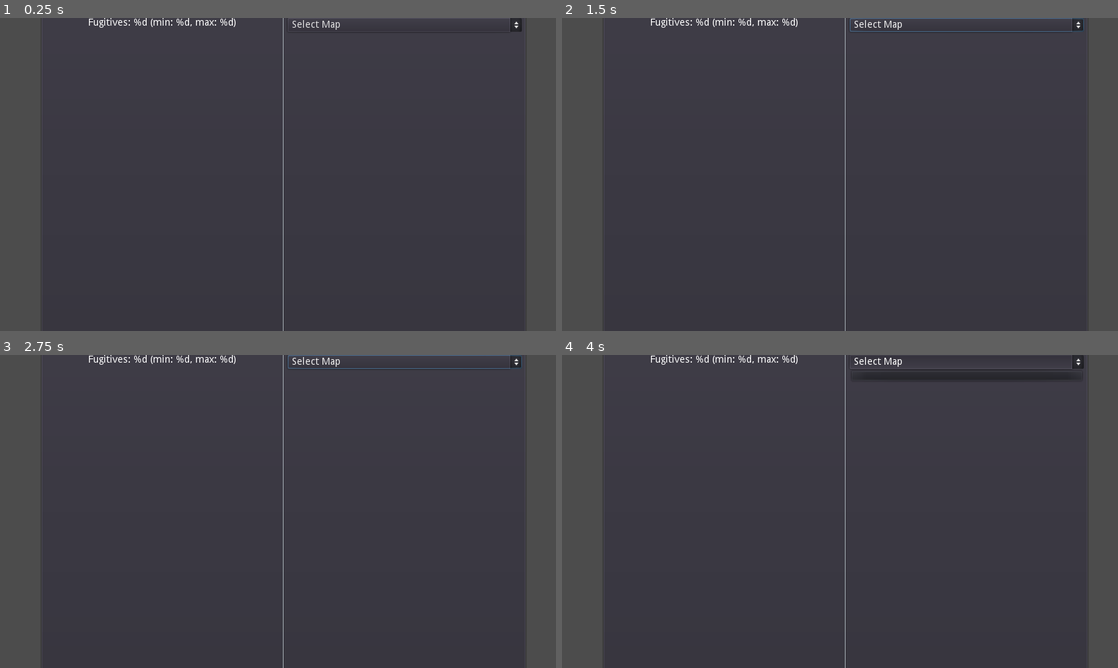
Above: before the commit, frames 1-4 (two rows, left to right).
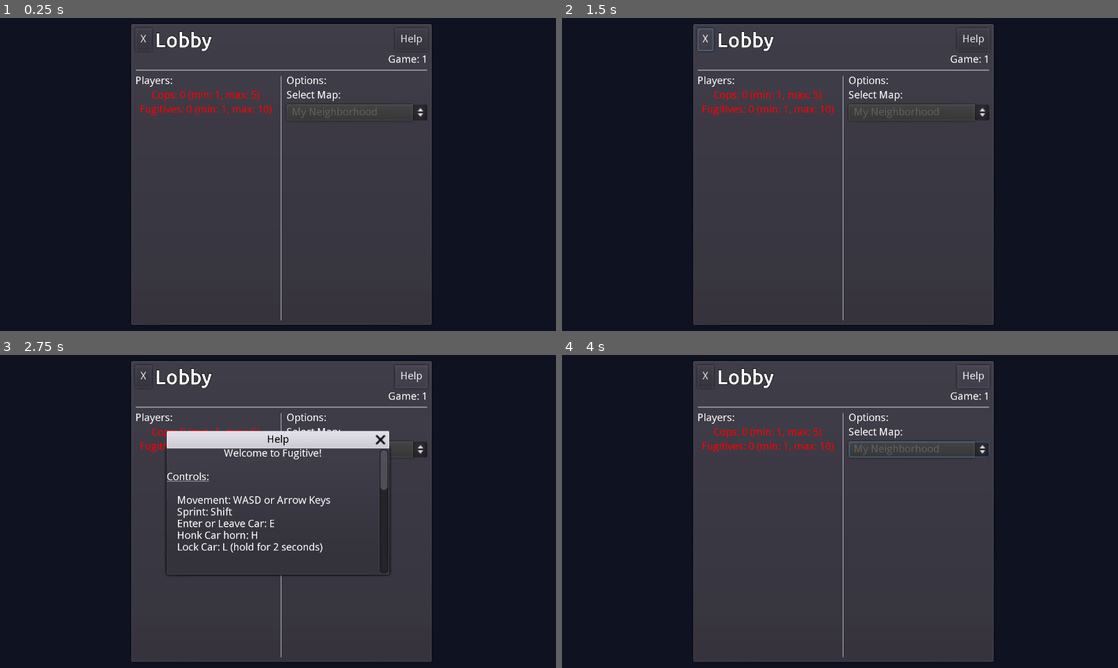
Above: after the commit, the same moments.

Repository: FugitiveTheGame/Fugitive
Game: Godot game, scene res://screens/lobby/Lobby.tscn
Two runs of this game, one before a commit and one after it. Both use one fixed random seed, a clock stepped at 60 frames per second and the inputs below. This scene is started directly instead of the project's main scene.
Inputs (mouse positions are in pixels of both pictures, inside the frame that each line leads up to):
- Up to frame 1 (0.25 s): no input
- Up to frame 2 (1.5 s): click (967, 24) at 0.5 s, where only the run before the commit has a clickable "Select Map"; click (706, 39) at 1.25 s, where only the run after the commit has a clickable "X"
- Up to frame 3 (2.75 s): click (411, 376) at 2 s, where only the run after the commit has a clickable "Help"
- Up to frame 4 (4 s): tap Enter at 2.75 s; hold Right (ui_right) 2.78-3.53 s; hold E (use, bound only after the commit) 2.78-3.53 s; hold Down (ui_down) from 3.53 s (still down); tap H (car_horn, bound only after the commit) at 3.6 s; tap E (use, bound only after the commit) at 3.8 s

The runs differ from the first frame. In frame 1, 50% of the frame differs, in the area x 0-100%, y 0-100%; in frame 2, 50%; in frame 3, 54%; in frame 4, 50%.
Error before the commit: Parse Error: The identifier "Network" isn't declared in the current scope. (res://screens/lobby/Lobby.gd:30)
Error after the commit: Attempt to call function 'close_connection' in base 'null instance' on a null instance. (res://global/Network.gd:192)

Commit message:
UDP server advertising for LAN games!
- Two new nodes, one for servers to advertise with, and one for a scene to listen for servers with
- Also preparing things for changeable ports, should work now, just needs UI to change it when hosting

Fixed hardcoded port in UI

Fixed project file

Diff:
--- a/global/Network.gd
+++ b/global/Network.gd
@@ -13,6 +13,7 @@
 
 class GameData:
 	var players = {}
+	var serverPort: int
 	var playerName: String
 	var numGames := 0
 	var currentMapId: int
@@ -73,8 +74,9 @@
 	self.gameData.players[playerId].assigned_type = playerType
 	emit_signal('player_updated', playerId, self.gameData.players[playerId])
 
-func host_game(name: String) -> bool:
+func host_game(name: String, serverPort: int = DEFAULT_PORT) -> bool:
 	self.gameData.playerName = name
+	self.gameData.serverPort = serverPort
 
 	var selfData = PlayerLobbyData.new()
 	selfData.name = gameData.playerName
@@ -83,7 +85,7 @@
 
 	var peer = NetworkedMultiplayerENet.new()
 	#peer.allow_object_decoding = true
-	var result = peer.create_server(DEFAULT_PORT, MAX_PLAYERS)
+	var result = peer.create_server(serverPort, MAX_PLAYERS)
 
 	if result == OK:
 		get_tree().set_network_peer(peer)
@@ -92,12 +94,13 @@
 	else:
 		return false
 
-func join_game(name: String, serverIp: String) -> bool:
+func join_game(name: String, serverIp: String, serverPort: int = DEFAULT_PORT) -> bool:
 	self.gameData.playerName = name
+	self.gameData.serverPort = serverPort
 
 	var peer = NetworkedMultiplayerENet.new()
 	#peer.allow_object_decoding = true
-	var result = peer.create_client(serverIp, DEFAULT_PORT)
+	var result = peer.create_client(serverIp, serverPort)
 
 	if result == OK:
 		get_tree().set_network_peer(peer)
--- a/global/UserData.gd
+++ b/global/UserData.gd
@@ -62,6 +62,6 @@
 		print("Error opening file")
 		return
 
-	var serialized =to_json(save_data)
+	var serialized = to_json(save_data)
 	file.store_line(serialized)
 	file.close()
--- a/project.godot
+++ b/project.godot
@@ -19,18 +19,15 @@
 "language": "GDScript",
 "path": "res://actors/hider/Hider.gd"
 }, {
+"base": "Object",
+"class": "InterpolatedObject",
+"language": "GDScript",
+"path": "res://global/InterpolatedVector.gd"
+}, {
 "base": "VBoxContainer",
 "class": "LanServer",
 "language": "GDScript",
 "path": "res://screens/mainmenu/LanServer.gd"
-"base": "Object",
-"class": "InterpolatedObject",
-"language": "GDScript",
-"path": "res://global/InterpolatedVector.gd"
-"base": "VBoxContainer",
-"class": "LanServer",
-"language": "GDScript",
-"path": "res://screens/mainmenu/LanServer.gd"
 }, {
 "base": "Node2D",
 "class": "MotionSensor",
@@ -56,6 +53,16 @@
 "class": "Seeker",
 "language": "GDScript",
 "path": "res://actors/seeker/Seeker.gd"
+}, {
+"base": "Node",
+"class": "ServerAdvertiser",
+"language": "GDScript",
+"path": "res://utilities/server_advertiser/ServerAdvertiser.gd"
+}, {
+"base": "Node",
+"class": "ServerListener",
+"language": "GDScript",
+"path": "res://utilities/server_advertiser/ServerListener.gd"
 }, {
 "base": "Node2D",
 "class": "SpawnPoint",
@@ -75,14 +82,15 @@
 _global_script_class_icons={
 "Car": "",
 "Hider": "",
-"LanServer": "",
 "InterpolatedObject": "",
-"LanServer": "",
+"LanServer": "res://utilities/server_advertiser/ServerAdvertiser.png",
 "MotionSensor": "",
 "Player": "",
 "PlayerLobbyData": "",
 "PlayerStats": "",
 "Seeker": "",
+"ServerAdvertiser": "",
+"ServerListener": "res://utilities/server_advertiser/ServerListener.png",
 "SpawnPoint": "",
 "StreetLight": "",
 "WallClockTimer": "res://utilities/wallclock_timer/icon.png"
--- a/screens/lobby/Lobby.gd
+++ b/screens/lobby/Lobby.gd
@@ -25,6 +25,9 @@
 	# Maps pause the game when they end, we need to re-enable them
 	get_tree().paused = false
 
+	# Set the server to the host's player name
+	$ServerAdvertiser.server_name = Network.gameData.playerName
+
 	populate_map_list()
 
 	players_initialize(Network.gameData.players)
@@ -50,7 +53,7 @@
 	game_updated()
 	Network.request_lobby_state()
 
-	$OuterContainer/ServerIpContainer/PortLabel.text = "Port: %d" % Network.DEFAULT_PORT
+	$OuterContainer/ServerIpContainer/PortLabel.text = "Port: %d" % Network.gameData.serverPort
 
 	# Update all clients to the server's network state
 	if get_tree().is_network_server():
--- a/screens/lobby/Lobby.tscn
+++ b/screens/lobby/Lobby.tscn
@@ -1,7 +1,8 @@
-[gd_scene load_steps=3 format=2]
+[gd_scene load_steps=4 format=2]
 
 [ext_resource path="res://screens/lobby/Lobby.gd" type="Script" id=1]
 [ext_resource path="res://fonts/content/TitleFont.tres" type="DynamicFont" id=2]
+[ext_resource path="res://utilities/server_advertiser/ServerAdvertiser.gd" type="Script" id=3]
 
 [node name="MainPanel" type="PanelContainer"]
 anchor_left = 0.5
@@ -91,9 +92,9 @@
 align = 1
 
 [node name="HidersCount" type="Label" parent="OuterContainer/CenterContainer/PlayersContainer"]
-margin_top = 65.0
-margin_right = 354.0
-margin_bottom = 125.0
+margin_top = 66.0
+margin_right = 354.0
+margin_bottom = 126.0
 rect_min_size = Vector2( 0, 60 )
 text = "Fugitives: %d (min: %d, max: %d)"
 align = 1
@@ -199,6 +200,9 @@
 
 [node name="HTTPRequest" type="HTTPRequest" parent="."]
 use_threads = true
+
+[node name="ServerAdvertiser" type="Node" parent="."]
+script = ExtResource( 3 )
 [connection signal="pressed" from="OuterContainer/HBoxContainer/LeaveButton" to="." method="_on_LeaveButton_pressed"]
 [connection signal="pressed" from="OuterContainer/HBoxContainer/UPNPButton" to="." method="_on_UPNPButton_pressed"]
 [connection signal="pressed" from="OuterContainer/HBoxContainer/HelpButton" to="." method="_on_HelpButton_pressed"]
--- a/screens/mainmenu/LanServer.gd
+++ b/screens/mainmenu/LanServer.gd
@@ -1,16 +1,23 @@
 extends VBoxContainer
-class_name LanServer
+class_name LanServer, 'res://utilities/server_advertiser/ServerAdvertiser.png'
 
 signal join_server
 
 var serverName: String
 var serverIp: String
+var serverPort: int
+var numPlayers: int
+var numGames: int
 
-func populate(name: String, ip: String):
+func populate(name: String, ip: String, port: int, players: int, games: int):
 	self.serverName = name
 	self.serverIp = ip
+	self.serverPort = port
+	self.numPlayers = players
+	self.numGames = games
 
 	$HBoxContainer/ServerNameLabel.text = self.serverName
+	$PlayerCountLabel.text = "Players: %d | Game: %d" % [self.numPlayers, self.numGames]
 
 func _on_JoinButton_pressed():
-	emit_signal("join_server", self.serverIp)
+	emit_signal("join_server", self.serverIp, self.serverPort)
--- a/screens/mainmenu/LanServer.tscn
+++ b/screens/mainmenu/LanServer.tscn
@@ -9,11 +9,13 @@
 margin_bottom = -656.0
 alignment = 1
 script = ExtResource( 1 )
+__meta__ = {
+"_edit_use_anchors_": false
+}
 
 [node name="HBoxContainer" type="HBoxContainer" parent="."]
-margin_top = 5.0
 margin_right = 256.0
-margin_bottom = 42.0
+margin_bottom = 37.0
 
 [node name="ServerNameLabel" type="Label" parent="HBoxContainer"]
 margin_top = 6.0
@@ -29,8 +31,14 @@
 size_flags_vertical = 4
 text = "Join"
 
+[node name="PlayerCountLabel" type="Label" parent="."]
+margin_top = 45.0
+margin_right = 256.0
+margin_bottom = 70.0
+text = "2 Players"
+
 [node name="HSeparator" type="HSeparator" parent="."]
-margin_top = 50.0
+margin_top = 78.0
 margin_right = 256.0
-margin_bottom = 58.0
+margin_bottom = 86.0
 [connection signal="pressed" from="HBoxContainer/JoinButton" to="." method="_on_JoinButton_pressed"]
--- a/screens/mainmenu/MainMenu.gd
+++ b/screens/mainmenu/MainMenu.gd
@@ -3,7 +3,7 @@
 onready var joinDialog := $UiLayer/JoinGameDialog
 onready var serverIpEditText := $UiLayer/JoinGameDialog/CenterContainer/Verticle/ServerIpTextEdit
 onready var serverListContainer := $UiLayer/ServerListContainer
-onready var serverList := $UiLayer/ServerListContainer/VBoxContainer/ServerList
+onready var serverList := $UiLayer/ServerListContainer/VBoxContainer/ScrollContainer/ServerList
 
 var playerName: String = ""
 
@@ -55,10 +55,6 @@
 	$UiLayer/PanelContainer/VBoxContainer/StatsReadoutContainer/GridContainer/LabelCaptures.text = str(UserData.data.lifetime_stats.seeker_captures)
 	$UiLayer/PanelContainer/VBoxContainer/StatsReadoutContainer/GridContainer/LabelEscapes.text = str(UserData.data.lifetime_stats.hider_escapes)
 	$UiLayer/PanelContainer/VBoxContainer/StatsReadoutContainer/GridContainer/LabelCaptured.text = str(UserData.data.lifetime_stats.hider_captures)
-
-	serverListContainer.hide()
-
-	fake_server()
 
 func _exit_tree():
 	# Save any user data that changed
@@ -125,23 +121,27 @@
 	for seeker in seekers:
 		seeker.get_node('LockProgressBar').hide()
 
-func on_join_server_request(serverIp: String):
+func on_join_server_request(serverIp: String, serverPort: int):
 	if playerName == "":
 		return
 
-	Network.join_game(playerName, serverIp)
+	Network.join_game(playerName, serverIp, serverPort)
 
-func fake_server():
+func _on_ServerListener_new_server(serverInfo):
 	var scene = preload('res://screens/mainmenu/LanServer.tscn')
 
-	var fakeServer1 := scene.instance() as LanServer
-	fakeServer1.populate('Adam', '192.168.1.42')
-	fakeServer1.connect('join_server', self, 'on_join_server_request')
-	serverList.add_child(fakeServer1)
-
-	var fakeServer2 := scene.instance() as LanServer
-	fakeServer2.populate('Billy', '192.168.1.96')
-	fakeServer2.connect('join_server', self, 'on_join_server_request')
-	serverList.add_child(fakeServer2)
+	var server := scene.instance() as LanServer
+	server.populate(serverInfo.name, serverInfo.ip, serverInfo.port, serverInfo.players, serverInfo.numGames)
+	server.connect('join_server', self, 'on_join_server_request')
+	serverList.add_child(server)
 
 	serverListContainer.show()
+
+func _on_ServerListener_remove_server(serverIp: String):
+	for child in serverList.get_children():
+		if child.serverIp == serverIp:
+			serverList.remove_child(child)
+			break
+
+	if serverList.get_child_count() == 0:
+		serverListContainer.hide()
--- a/screens/mainmenu/MainMenu.tscn
+++ b/screens/mainmenu/MainMenu.tscn
@@ -9,6 +9,7 @@
 [ext_resource path="res://actors/hider/Hider.tscn" type="PackedScene" id=7]
 [ext_resource path="res://actors/seeker/Seeker.tscn" type="PackedScene" id=8]
 [ext_resource path="res://actors/street_light/StreetLight.tscn" type="PackedScene" id=9]
+[ext_resource path="res://utilities/server_advertiser/ServerListener.gd" type="Script" id=10]
 
 [sub_resource type="Animation" id=1]
 resource_name = "LookAround"
@@ -404,6 +405,7 @@
 }
 
 [node name="ServerListContainer" type="PanelContainer" parent="UiLayer"]
+visible = false
 margin_left = 923.0
 margin_top = 90.0
 margin_right = 1252.0
@@ -423,11 +425,18 @@
 margin_bottom = 25.0
 text = "LAN Games"
 
-[node name="ServerList" type="VBoxContainer" parent="UiLayer/ServerListContainer/VBoxContainer"]
+[node name="ScrollContainer" type="ScrollContainer" parent="UiLayer/ServerListContainer/VBoxContainer"]
 margin_top = 33.0
 margin_right = 301.0
 margin_bottom = 328.0
 size_flags_vertical = 3
+
+[node name="ServerList" type="VBoxContainer" parent="UiLayer/ServerListContainer/VBoxContainer/ScrollContainer"]
+margin_right = 301.0
+size_flags_horizontal = 3
+
+[node name="ServerListener" type="Node" parent="."]
+script = ExtResource( 10 )
 [connection signal="pressed" from="UiLayer/PanelContainer/VBoxContainer/TitleContainer/HelpButton" to="." method="_on_HelpButton_pressed"]
 [connection signal="text_changed" from="UiLayer/PanelContainer/VBoxContainer/PlayerNameTextEdit" to="." method="_on_PlayerNameTextEdit_text_changed"]
 [connection signal="pressed" from="UiLayer/PanelContainer/VBoxContainer/HBoxContainer/CenterHost/HostGameButton" to="." method="_on_HostGameButton_pressed"]
@@ -435,3 +444,5 @@
 [connection signal="pressed" from="UiLayer/JoinGameDialog/CenterContainer/Verticle/HBoxContainer/ConnectButton" to="." method="_on_ConnectButton_pressed"]
 [connection signal="pressed" from="UiLayer/JoinGameDialog/CenterContainer/Verticle/HBoxContainer/CancelButton" to="." method="_on_CancelButton_pressed"]
 [connection signal="pressed" from="UiLayer/ExploreButton" to="." method="_on_ExploreButton_pressed"]
+[connection signal="new_server" from="ServerListener" to="." method="_on_ServerListener_new_server"]
+[connection signal="remove_server" from="ServerListener" to="." method="_on_ServerListener_remove_server"]
--- /dev/null
+++ b/utilities/server_advertiser/ServerAdvertiser.gd
@@ -0,0 +1,38 @@
+extends Node
+class_name ServerAdvertiser
+
+const PORT := 3111
+
+export (float) var broadcast_interval: float = 1.0
+var server_name := 'LAN Server'
+
+var socketUDP: PacketPeerUDP
+var broadcastTimer := Timer.new()
+
+func _enter_tree():
+	broadcastTimer.wait_time = broadcast_interval
+	broadcastTimer.one_shot = false
+	broadcastTimer.autostart = true
+
+	if get_tree().is_network_server():
+		add_child(broadcastTimer)
+		broadcastTimer.connect("timeout", self, "broadcast")
+
+		socketUDP = PacketPeerUDP.new()
+		socketUDP.set_dest_address('255.255.255.255', PORT)
+
+func broadcast():
+	var info = {'name' : server_name,
+				'port' : Network.gameData.serverPort,
+				'players' : Network.gameData.players.size(),
+				'numGames' : Network.gameData.numGames + 1}
+
+	#print('Broadcasting game...')
+	var packetMessage := to_json(info)
+	var packet := packetMessage.to_ascii()
+	socketUDP.put_packet(packet)
+
+func _exit_tree():
+	broadcastTimer.stop()
+	if socketUDP != null:
+		socketUDP.close()
--- /dev/null
+++ b/utilities/server_advertiser/ServerListener.gd
@@ -0,0 +1,59 @@
+extends Node
+class_name ServerListener, 'res://utilities/server_advertiser/ServerListener.png'
+
+signal new_server
+signal remove_server
+
+var cleanUpTimer := Timer.new()
+var socketUDP := PacketPeerUDP.new()
+var knownServers = {}
+
+const CLEANUP_THRESHOLD := 3
+
+func _init():
+	cleanUpTimer.wait_time = CLEANUP_THRESHOLD
+	cleanUpTimer.one_shot = false
+	cleanUpTimer.autostart = true
+	cleanUpTimer.connect("timeout", self, 'clean_up')
+	add_child(cleanUpTimer)
+
+func _ready():
+	knownServers.clear()
+
+	if socketUDP.listen(ServerAdvertiser.PORT) != OK:
+		print("GameServer LAN service: Error listening on port: " + str(ServerAdvertiser.PORT))
+	else:
+		print("GameServer LAN service: Listening on port: " + str(ServerAdvertiser.PORT))
+
+func _process(delta):
+	if socketUDP.get_available_packet_count() > 0:
+		var serverIp = socketUDP.get_packet_ip()
+		var serverPort = socketUDP.get_packet_port()
+		var array_bytes = socketUDP.get_packet()
+
+		if serverIp != '' and serverPort > 0:
+			# We've discovered a new server! Add it to the list and let people know
+			if not knownServers.has(serverIp):
+				var serverMessage = array_bytes.get_string_from_ascii()
+				var gameInfo = parse_json(serverMessage)
+				gameInfo.ip = serverIp
+				gameInfo.lastSeen = OS.get_unix_time()
+				knownServers[serverIp] = gameInfo
+				print("New server found: %s - %s:%s" % [gameInfo.name, gameInfo.ip, gameInfo.port])
+				emit_signal("new_server", gameInfo)
+			# Update the last seen time
+			else:
+				var gameInfo = knownServers[serverIp]
+				gameInfo.lastSeen = OS.get_unix_time()
+
+func clean_up():
+	var now = OS.get_unix_time()
+	for serverIp in knownServers:
+		var serverInfo = knownServers[serverIp]
+		if (now - serverInfo.lastSeen) > CLEANUP_THRESHOLD:
+			knownServers.erase(serverIp)
+			print('Remove old server: %s' % serverIp)
+			emit_signal("remove_server", serverIp)
+
+func _exit_tree():
+	socketUDP.close()
Not shown: 1 places in screens/mainmenu/MainMenu.tscn that only renumber resources
Binary file added: utilities/server_advertiser/ServerAdvertiser.png
Not shown, added: utilities/server_advertiser/ServerAdvertiser.png.import
Binary file added: utilities/server_advertiser/ServerListener.png
Not shown, added: utilities/server_advertiser/ServerListener.png.import
